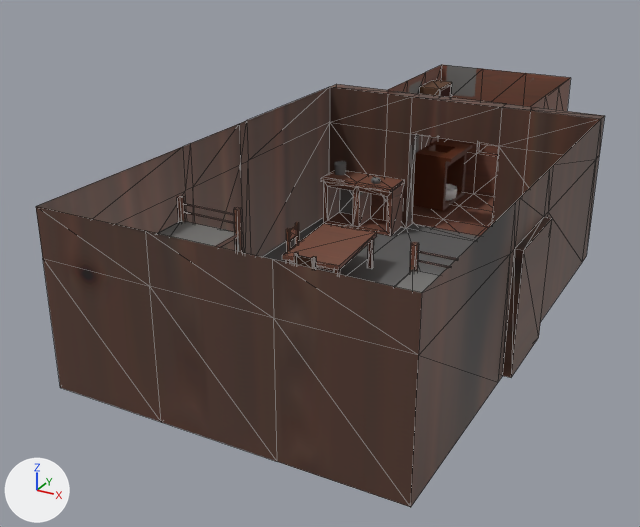
Two versions of the glTF model Assets/Scene Base/ServantsQuarters/ServantsQuartersInterior.glb, one commit apart.
Rendered twice from a camera (50 mm lens) standing at (21.1, -31.6, 24.2) and looking at (-3.4, 12.9, 1.9). Lighting does not change. The marker at lower left points along +X, +Y and +Z. Mesh edges are drawn as thin lines on the coarser meshes. Where no turn or scale is listed for an object, it has been applied to the vertices. Vertices at the same position are counted once.

In view in the first picture: 'Cube.199', 'Cube.214', 'Cube.217', 'InsideRoom1', 'InsideRoom2', 'Litera.001', 'Litera.002'.
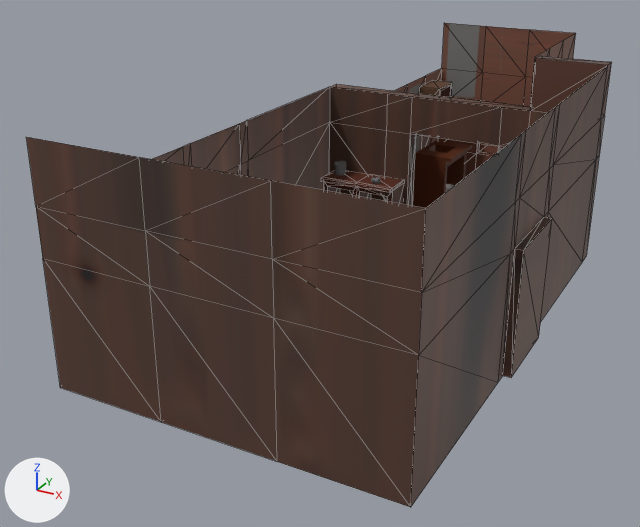
Boxes (x1, y1, x2, y2) around the edits, measured in the pictures (640 x 527 px):
'InsideRoom1', reshaped (7% taller): before (36, 84, 605, 507); after (26, 56, 612, 507)
'InsideRoom2', reshaped: before (387, 65, 571, 236); after (394, 23, 576, 208)
part 1 of me_cube_006, built on: before (412, 94, 604, 119); after (26, 56, 612, 293)
part 2 of me_cube_007, built on: before (387, 65, 571, 111); after (394, 23, 576, 110)
'Cube.199', unchanged, covered by the edit: before (282, 223, 377, 274)
'Litera.001', unchanged, covered by the edit: before (157, 196, 243, 253)

The edits, one by one:
me_cube_006 is used by ob_insideroom1; location (0.0, 11.44, 0.13).
me_cube_006 had 76 vertices, 142 faces and spanned x -9.9..10.3, y -14.7..15.9, z -0.4..9.6.
me_cube_006 now has 91 vertices, 166 faces and spans x -9.9..10.3, y -14.7..15.9, z -0.4..13.1.
Part 1, on me_cube_006:
4 faces are deleted.
6 vertices are added at (5.3, 14.7, 9.6), (9.9, 14.7, 13.1), (5.3, 14.7, 13.1), (5.3, 15.8, 9.6), (5.3, 15.8, 13.1), (9.9, 15.8, 13.1).
9 new vertices lie (0.0, 0.0, 3.4) away from vertices in x -9.9..9.9, y -14.7..14.7, z 9.6.
28 new faces join them, mat_material_010 (picture img_cube_base_color).
me_cube_007 is used by ob_insideroom2; location (0.0, 31.5, 4.78).
me_cube_007 had 54 vertices, 88 faces and spanned x -5.23..5.72, y -5.23..5.83, z -5.23..5.23.
me_cube_007 now has 61 vertices, 100 faces and spans x -5.23..5.72, y -5.23..5.83, z -5.23..8.53.
Part 2, on me_cube_007:
10 vertices in x -5.23..5.23, y -5.23..5.23, z 5.23 move by (0.0, 0.0, -0.29).
7 new vertices lie (0.0, 0.0, 3.59) away from vertices in x -5.23..5.23, y -5.23..5.23, z 5.23.
12 new faces join them.
